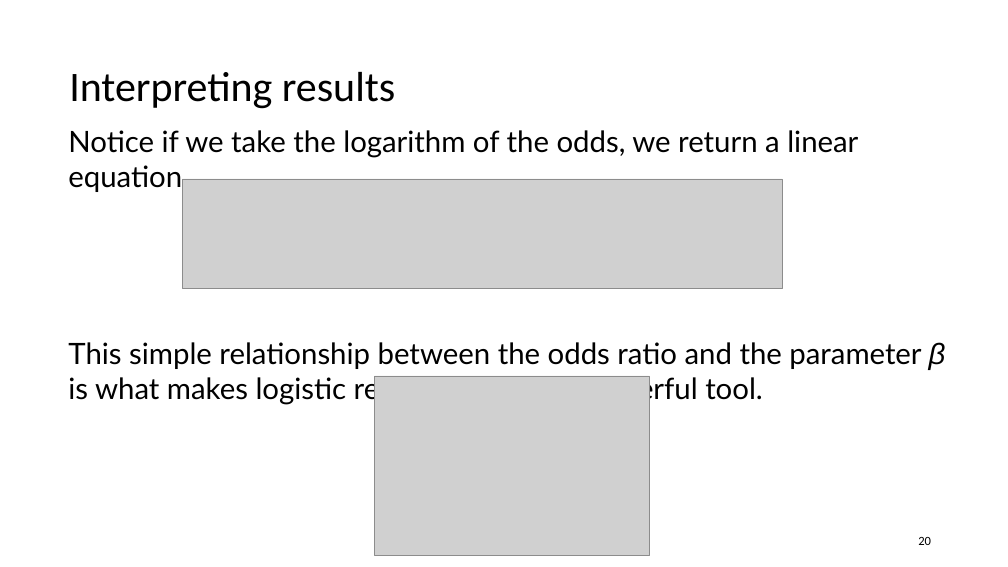
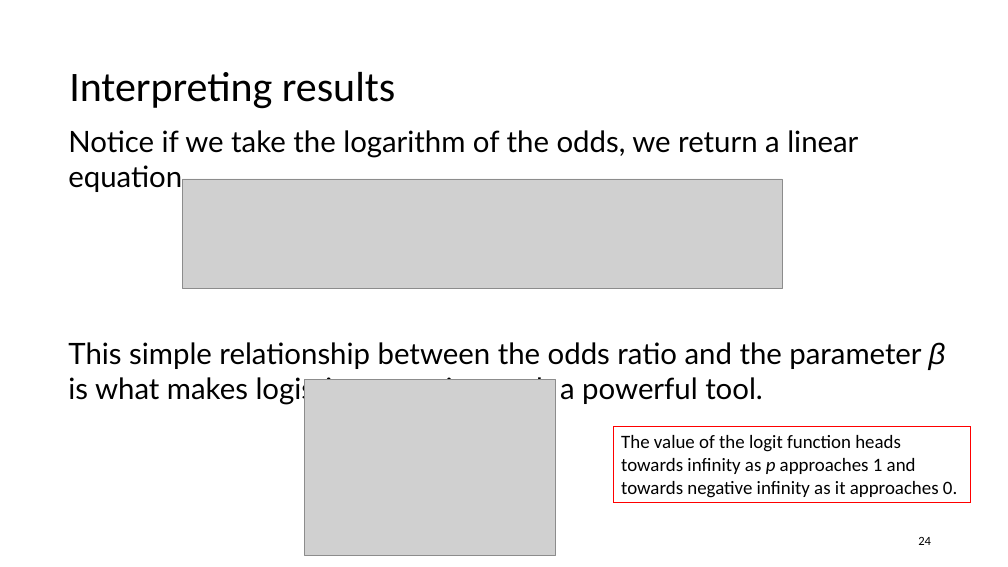
Before and after one commit to jayurbain/DataScienceIntro, a slide deck: slide 24 of slides/09_logistic_regression_classification.pptx (slide 20 before the commit). Drawn at 1008x567 pixels with LibreOffice and Linux fonts; fonts in the diff are those of the drawing; grey boxes stand for pictures. Boxes give left, top, right and bottom in pixels: in the first picture for what was removed or moved away, otherwise in the second. Text is boxed around its words. In the diff, an @@ line names an element or a change of style, - is before the commit and + after.

```diff
--- a/slides/09_logistic_regression_classification.pptx
+++ b/slides/09_logistic_regression_classification.pptx
@@ picture: place and size @@
-picture at [375,376,650,556]
+picture at [305,380,556,556]
@@ rectangle added at [614,426,971,503], outline #FF0000 0.75 pt, 18 pt, text #000000 @@
+The value of the logit function heads towards infinity as p approaches 1 and towards negative infinity as it approaches 0.
@@ page number at [918,537,931,545]: text changed @@
-20
+24
```
Also in this commit, not shown: 8 other slides changed, 11 slides added, 2 other files.
